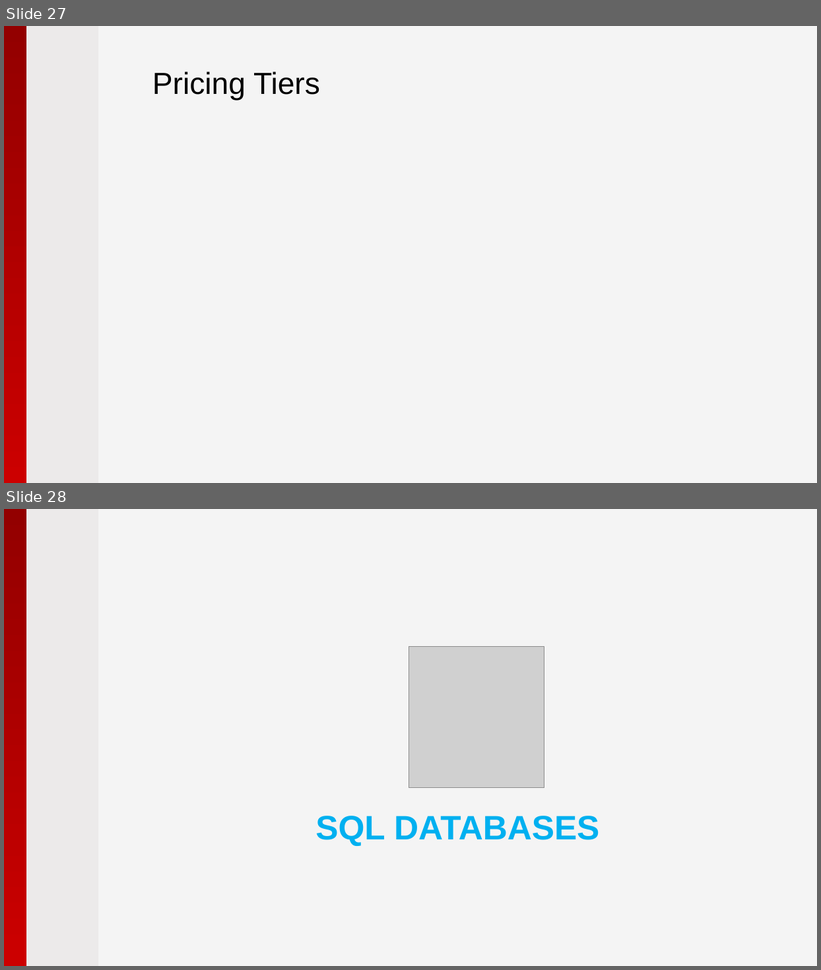
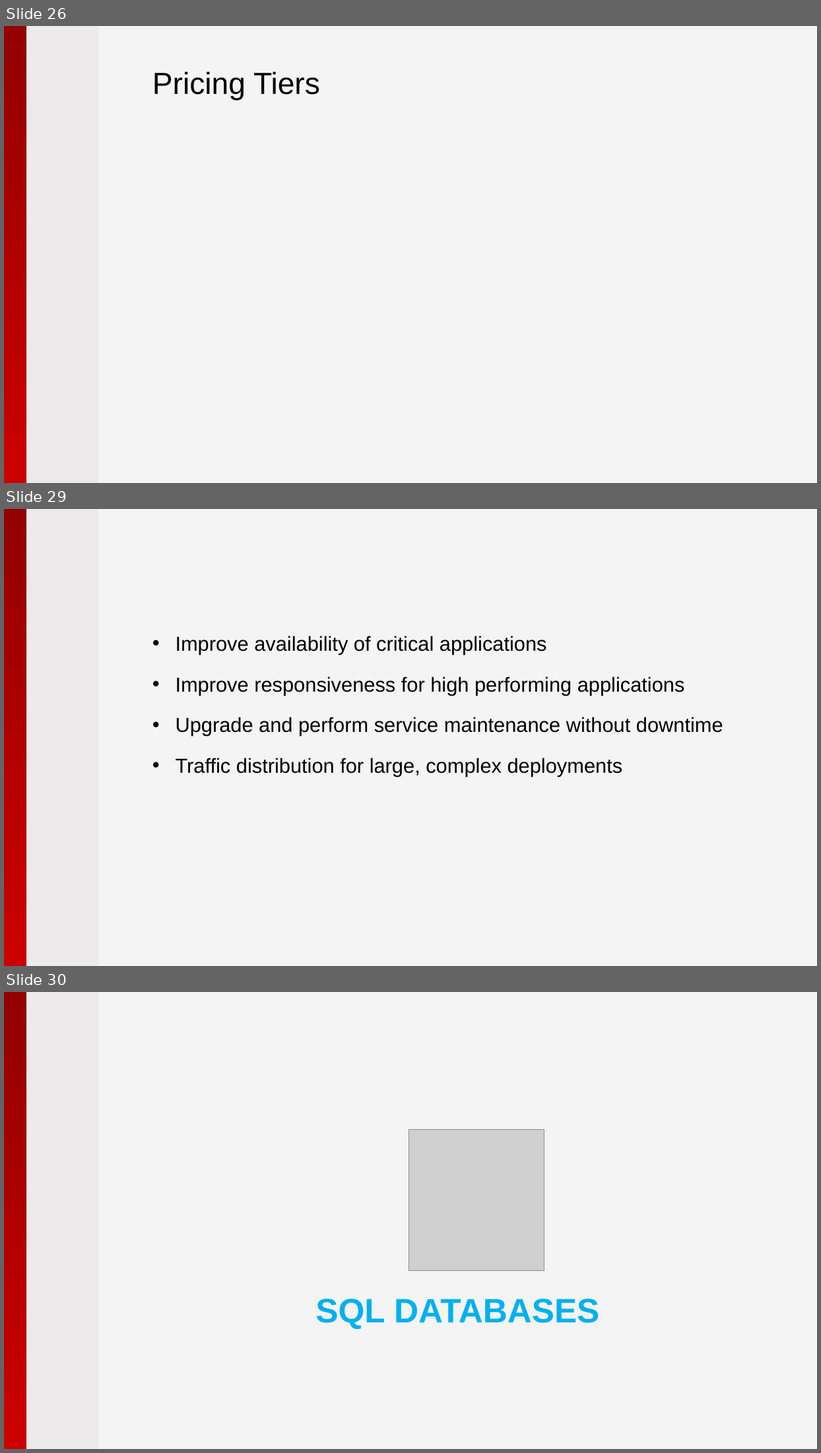
Before and after one commit to pryabov/Hackathon-2015, a slide deck: Presentation/2015 - Microsoft Azure.pptx. Shown one above the other, each under a label of ours: slides 27 and 28 before the commit, slides 26, 29 and 30 after it; the slides between them are not shown. The pictures are 821x970 and 821x1453 pixels, drawn with LibreOffice and Linux fonts; fonts in the diff are those of the drawing; grey boxes stand for pictures; background and template pictures are left out. Boxes give left, top, right and bottom in pixels: in the first picture for what was removed or moved away, otherwise in the second. Text is boxed around its words. In the diff, an @@ line names an element or a change of style, - is before the commit and + after.

```diff
--- a/Presentation/2015 - Microsoft Azure.pptx
+++ b/Presentation/2015 - Microsoft Azure.pptx
@@ slide 29 added at (4, 509, 817, 966), background #F4F4F4; not listed: 2 template elements that a slide beside it also shows @@
@@ text added at (176, 636, 723, 776), 24 pt, text #000000 @@
+• Improve availability of critical applications
+• Improve responsiveness for high performing applications
+• Upgrade and perform service maintenance without downtime
+• Traffic distribution for large, complex deployments
@@ what was slide 27 is now slide 26 @@
@@ what was slide 28 is now slide 30 @@
```
Also in this commit, not shown: 2 slides changed, 1 other slide added.
